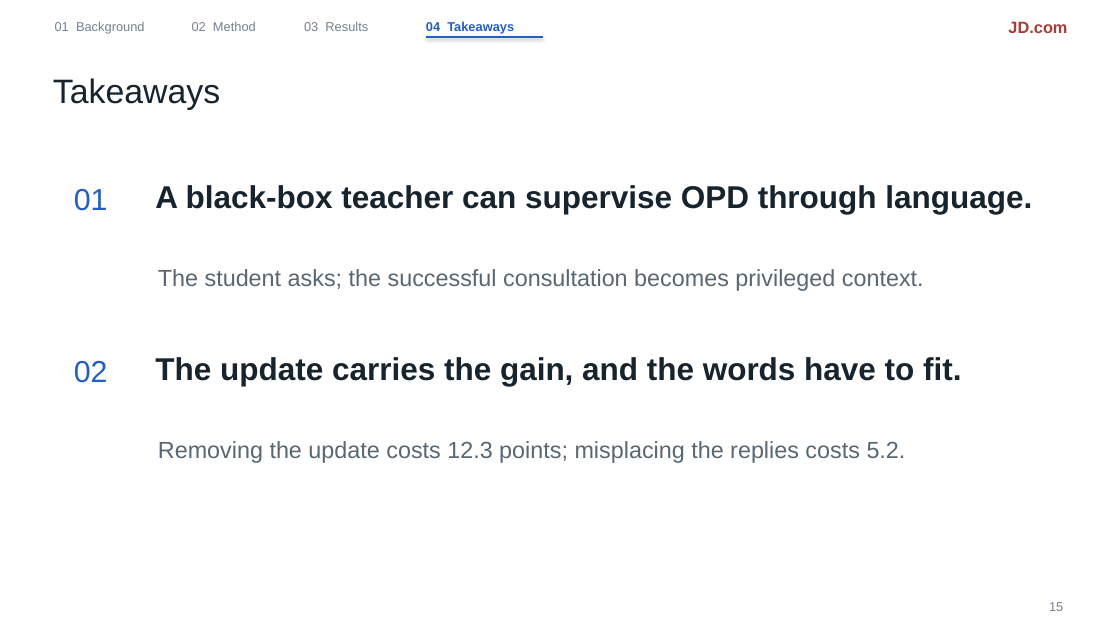
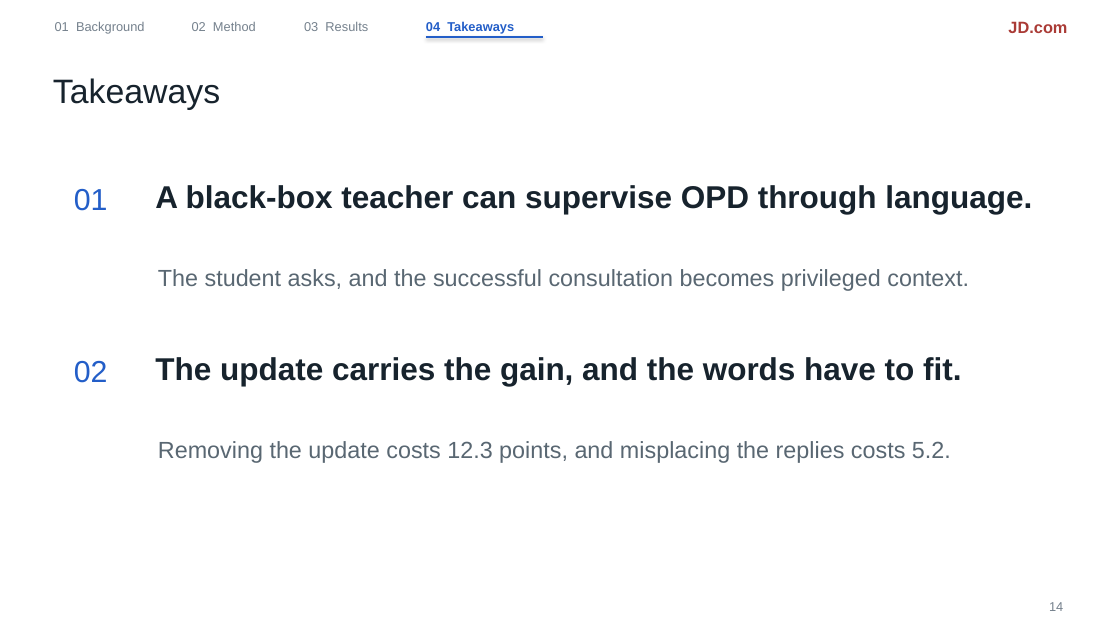
Before and after one commit to liruiluo/communicative-opsd, a slide deck: slide 14 of assets/slides/copd-slides.pptx (slide 15 before the commit). Drawn at 1120x630 pixels with LibreOffice and Linux fonts; fonts in the diff are those of the drawing. Boxes give left, top, right and bottom in pixels: in the first picture for what was removed or moved away, otherwise in the second. Text is boxed around its words. In the diff, an @@ line names an element or a change of style, - is before the commit and + after.

```diff
--- a/assets/slides/copd-slides.pptx
+++ b/assets/slides/copd-slides.pptx
@@ text at <box>158,269,969,291</box>: text changed @@
-The student asks; the successful consultation becomes privileged context.
+The student asks, and the successful consultation becomes privileged context.
@@ text at <box>158,441,951,463</box>: text changed @@
-Removing the update costs 12.3 points; misplacing the replies costs 5.2.
+Removing the update costs 12.3 points, and misplacing the replies costs 5.2.
@@ text at <box>1049,602,1063,611</box>: text changed @@
-15
+14
```
Also in this commit, not shown: 7 other slides changed, 1 slide removed, 2 other files.
